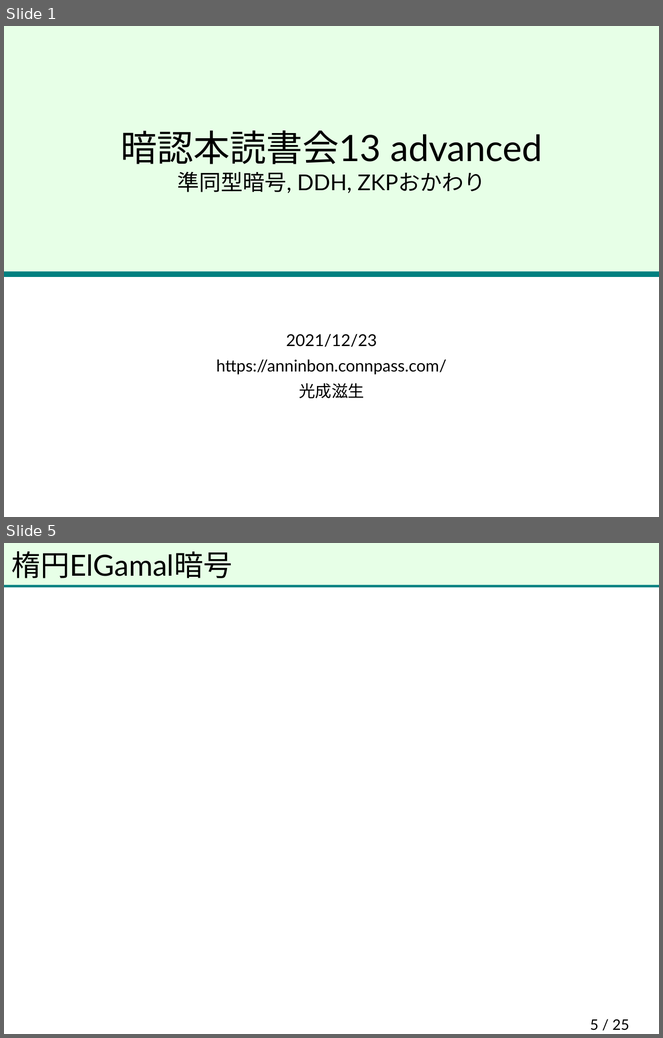
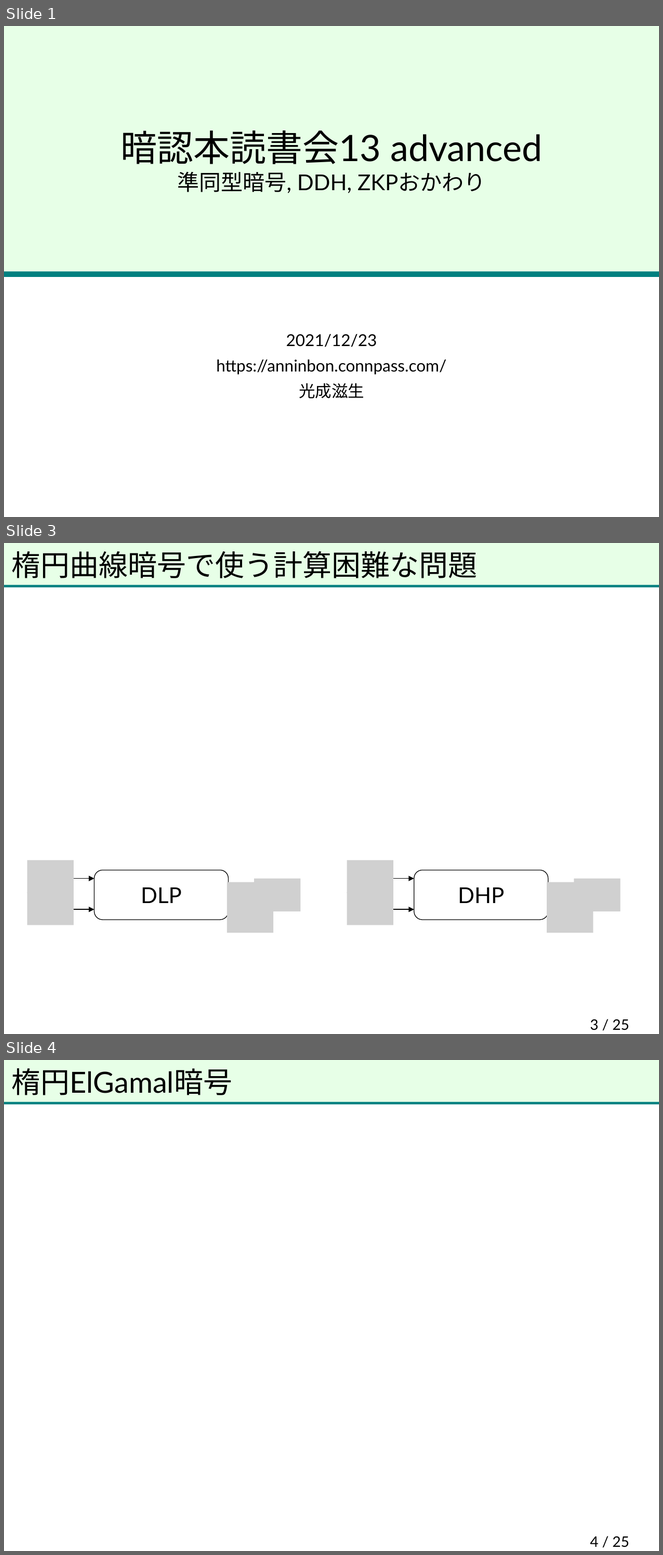
Before and after one commit to herumi/anninbon, a slide deck: lec/anninbon13.pptx. Shown one above the other, each under a label of ours: slides 1 and 5 before the commit, slides 1, 3 and 4 after it; the slides between them are not shown. The pictures are 663x1038 and 663x1555 pixels, drawn with LibreOffice and Linux fonts; fonts in the diff are those of the drawing; grey boxes stand for pictures; background and template pictures are left out. Boxes give left, top, right and bottom in pixels: in the first picture for what was removed or moved away, otherwise in the second. Text is boxed around its words. In the diff, an @@ line names an element or a change of style, - is before the commit and + after.

```diff
--- a/lec/anninbon13.pptx
+++ b/lec/anninbon13.pptx
@@ slide 3 added at (4, 543, 659, 1034), background picture (left out); not listed: 2 template elements that a slide beside it also shows @@
@@ title added at (11, 551, 477, 578), 32 pt, text #000000 @@
+楕円曲線暗号で使う計算困難な問題
@@ picture added at (228, 883, 274, 933) @@
@@ group added at (27, 860, 301, 925): 3 pictures, 2 arrows, 1 rounded rectangle @@
+DLP
@@ picture added at (547, 883, 594, 933) @@
@@ group added at (347, 860, 621, 925): 3 pictures, 2 arrows, 1 rounded rectangle @@
+DHP
@@ page number added at (590, 1019, 629, 1031), 16 pt, text #000000 @@
+3 / 25
@@ what was slide 5 is now slide 4 @@
@@ page number at (590, 1536, 629, 1548): text changed @@
-5 / 25
+4 / 25
```
Also in this commit, not shown: 1 slide changed, 2 other slides added, 2 slides removed.
